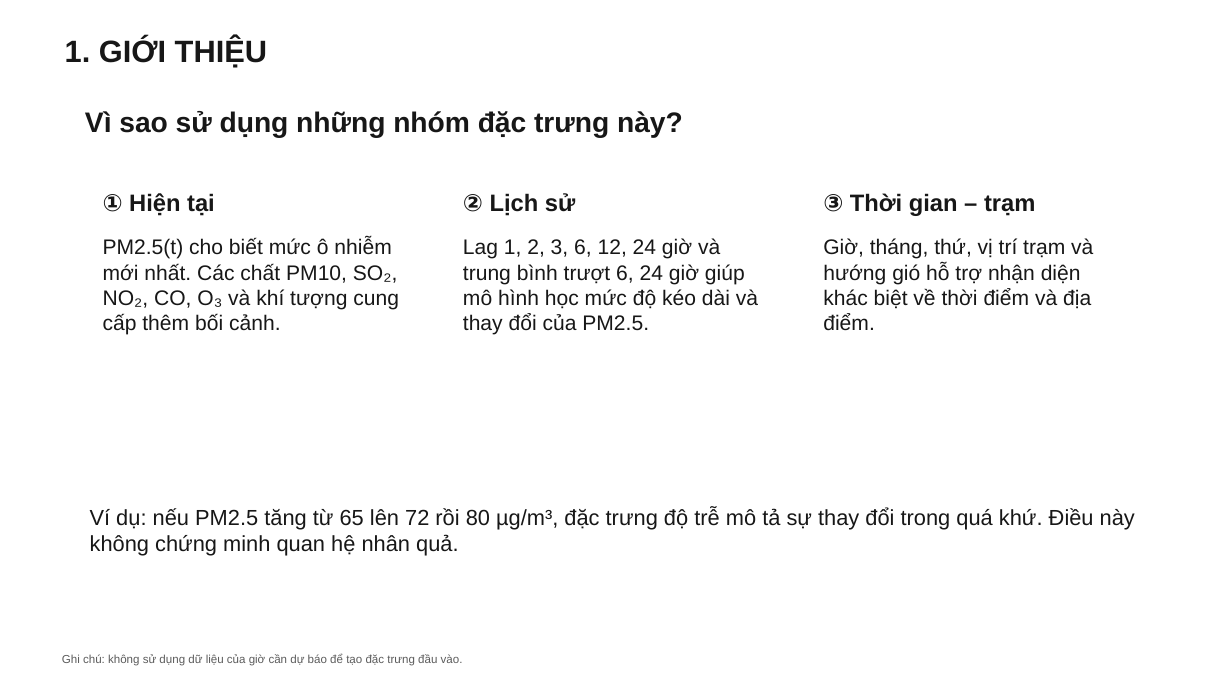
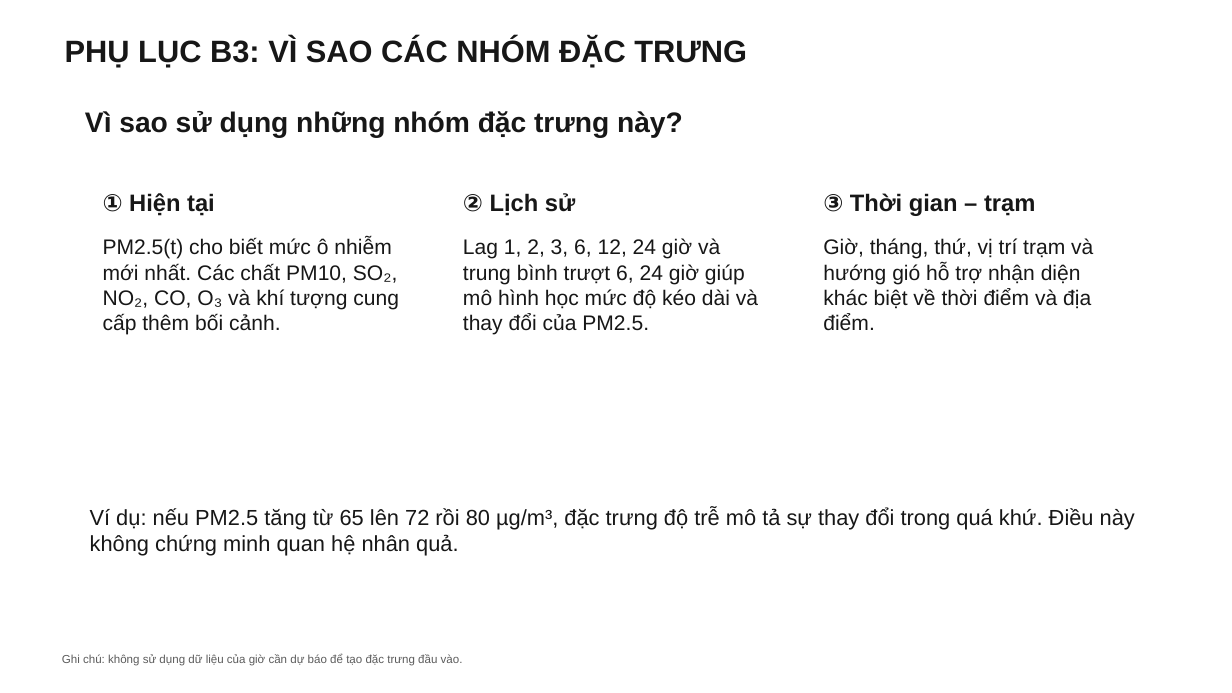
Before and after one commit to bjruly/sgu_finalproject_machinelearning_2026-2027, a slide deck: slide 26 of docs/Nhom10__Slide.pptx (slide 7 before the commit). Drawn at 1232x693 pixels with LibreOffice and Linux fonts; fonts in the diff are those of the drawing. Boxes give left, top, right and bottom in pixels: in the first picture for what was removed or moved away, otherwise in the second. Text is boxed around its words. In the diff, an @@ line names an element or a change of style, - is before the commit and + after.

```diff
--- a/docs/Nhom10__Slide.pptx
+++ b/docs/Nhom10__Slide.pptx
@@ title at [65,37,747,67]: text changed @@
-1. GIỚI THIỆU
+PHỤ LỤC B3: VÌ SAO CÁC NHÓM ĐẶC TRƯNG
```
Also in this commit, not shown: 10 other slides changed, 20 slides added, 15 slides removed.
